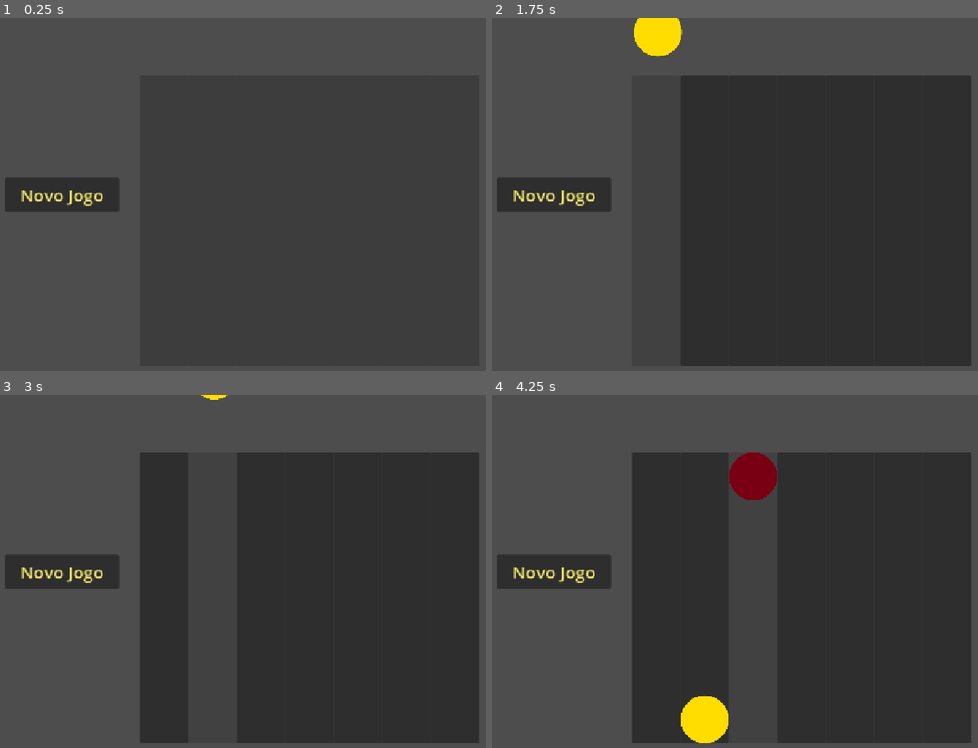
Above: before the commit, frames 1-4 (two rows, left to right).
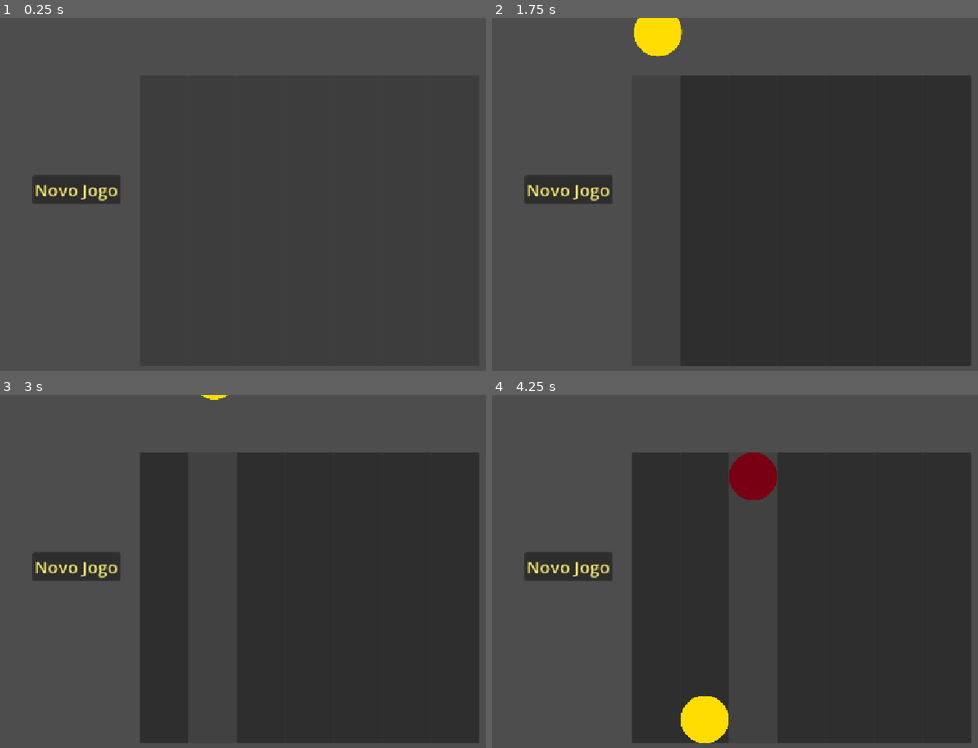
Above: after the commit, the same moments.

Repository: Guilherme-C-Ferrari/Connect-4
Game: Godot game, scene res://Cenas/Connect-4.tscn
Same seed, same stepped clock (60 frames per second), same inputs: the game is played once before the commit and once after it.
Inputs (mouse positions are in pixels of both pictures, inside the frame that each line leads up to):
- Up to frame 1 (0.25 s): no input
- Up to frame 2 (1.75 s): click "Novo Jogo" at 0.5 s; click (657, 219) at 1.27 s
- Up to frame 3 (3 s): click "Novo Jogo" at 2 s; click (213, 596) at 2.75 s
- Up to frame 4 (4.25 s): click (754, 596) at 3.5 s

The runs differ from the first frame. In frame 1, 1.4% of the frame differs, in the area x 1-25%, y 44-55%; in frame 2, 1.4%; in frame 3, 1.4%; in frame 4, 1.4%.

Commit message:
Ajuste de Menu e estruturação inicial

Diff:
--- a/Cenas/Connect-4.tscn
+++ b/Cenas/Connect-4.tscn
@@ -11,10 +11,8 @@
 position = Vector2(289.00006, 101.000015)
 scale = Vector2(0.85, 0.85)
 
-[node name="Menu" parent="." unique_id=1558306628 instance=ExtResource("3_apj2i")]
-offset_left = 52.0
-offset_top = 280.0
-offset_right = 92.0
-offset_bottom = 320.0
+[node name="CanvasLayer" type="CanvasLayer" parent="." unique_id=1216710477]
 
-[connection signal="menu_botao_pressionado" from="Menu" to="." method="_on_button_pressed"]
+[node name="Menu" parent="CanvasLayer" unique_id=1558306628 instance=ExtResource("3_apj2i")]
+
+[connection signal="menu_botao_pressionado" from="CanvasLayer/Menu" to="." method="_on_button_pressed"]
--- a/Cenas/menu.tscn
+++ b/Cenas/menu.tscn
@@ -4,30 +4,42 @@
 
 [node name="Menu" type="Control" unique_id=1558306628]
 layout_mode = 3
-anchors_preset = 0
-offset_right = 40.0
-offset_bottom = 40.0
+anchors_preset = 15
+anchor_right = 1.0
+anchor_bottom = 1.0
+grow_horizontal = 2
+grow_vertical = 2
+mouse_filter = 2
 script = ExtResource("1_pveh2")
 
-[node name="Button" type="Button" parent="." unique_id=1824710716]
-layout_mode = 0
-offset_right = 200.0
-offset_bottom = 60.0
+[node name="MarginContainer" type="MarginContainer" parent="." unique_id=1922147676]
+layout_mode = 1
+anchors_preset = 4
+anchor_top = 0.5
+anchor_bottom = 0.5
+offset_top = -48.0
+offset_right = 154.0
+offset_bottom = 48.0
+grow_vertical = 2
+theme_override_constants/margin_left = 100
+
+[node name="VBoxContainer" type="VBoxContainer" parent="MarginContainer" unique_id=556045644]
+layout_mode = 2
+size_flags_horizontal = 4
+size_flags_vertical = 4
+
+[node name="BotaoMenu1" type="Button" parent="MarginContainer/VBoxContainer" unique_id=1824710716]
+unique_name_in_owner = true
+layout_mode = 2
 theme_override_colors/font_color = Color(0.93953526, 0.89153093, 0.42869937, 1)
 theme_override_font_sizes/font_size = 30
 text = "Novo Jogo"
 
-[node name="Label" type="Label" parent="." unique_id=607639723]
-layout_mode = 1
-anchors_preset = 9
-anchor_bottom = 1.0
-offset_left = 2.0
-offset_top = 98.0
-offset_right = 202.0
-offset_bottom = 127.0
-grow_vertical = 2
+[node name="LabelPrincipal" type="Label" parent="MarginContainer/VBoxContainer" unique_id=607639723]
+unique_name_in_owner = true
+layout_mode = 2
 theme_override_font_sizes/font_size = 30
 horizontal_alignment = 1
 vertical_alignment = 1
 
-[connection signal="pressed" from="Button" to="." method="_on_button_pressed"]
+[connection signal="pressed" from="MarginContainer/VBoxContainer/BotaoMenu1" to="." method="_on_button_pressed"]
--- a/Scripts/Connect_4.gd
+++ b/Scripts/Connect_4.gd
@@ -1,8 +1,8 @@
 extends Node2D
 
 @onready var botoes = $TabuleiroFisico/HBoxContainer.get_children()
-@onready var label_resultado = $Menu/Label
-@onready var botao_jogo = $Menu/Button
+@onready var label_resultado = $CanvasLayer/Menu/%LabelPrincipal
+@onready var botao_jogo = $CanvasLayer/Menu/%BotaoMenu1
 
 var ficha = preload("res://Cenas/ficha.tscn")
 var tabuleiro_logico = preload("res://Scripts/TabuleiroLogico.gd")
